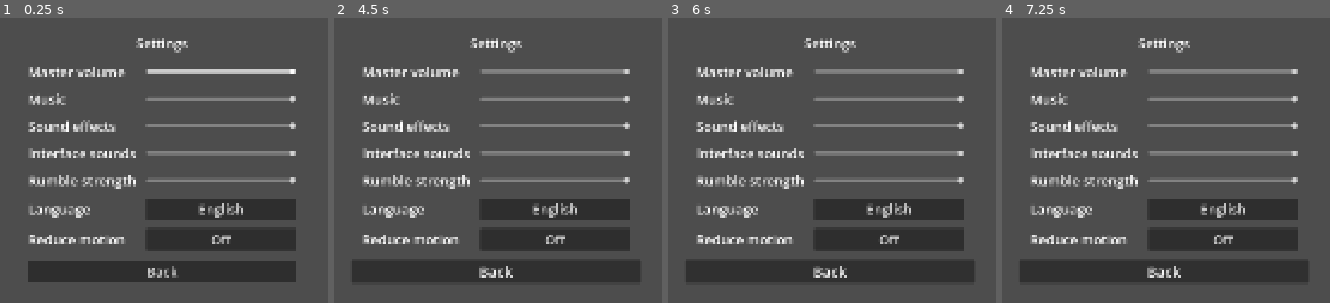
Above: before the commit, frames 1-4 (left to right).
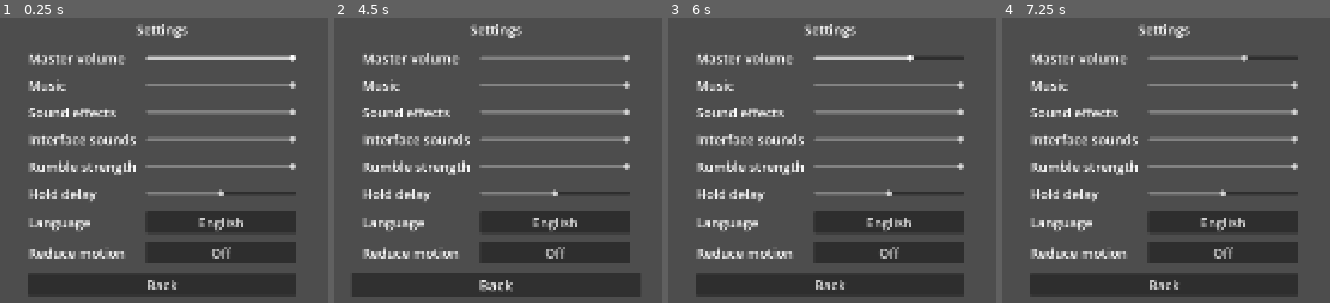
Above: after the commit, the same moments.

Repository: jrbechard/game-base
Game: Godot game, scene res://Scenes/Global/debug_settings.tscn
Same seed, same stepped clock (60 frames per second), same inputs: the game is played once before the commit and once after it. This scene is started directly instead of the project's main scene.
Inputs (mouse positions are in pixels of both pictures, inside the frame that each line leads up to):
- Up to frame 1 (0.25 s): no input
- Up to frame 2 (4.5 s): click "English" at 0.5 s; click "Français" at 1.25 s; click "Off" at 2 s; click "On" at 2.75 s; click "Back" at 3.5 s; move the mouse to (outside the picture) at 4.27 s; hold Right (ui_right) from 4.28 s (still down); tap C at 4.35 s; click (outside the picture) at 4.42 s
- Up to frame 3 (6 s): tap Z at 4.55 s; release Right (ui_right) at 5 s; drag from (671, 180) to (789, 248) at 5.02 s; move the mouse to (910, 57) at 5.77 s; hold Right (ui_right) from 5.78 s (still down); hold Shift from 5.78 s (still down); tap R at 5.85 s; click (910, 57) at 5.92 s
- Up to frame 4 (7.25 s): release Right (ui_right) at 6.5 s; release Shift at 6.5 s; drag from (1123, 248) to (outside the picture) at 6.52 s

The runs differ from the first frame. In frame 1, 29% of the frame differs, in the area x 8-91%, y 2-98%; in frame 2, 28%; in frame 3, 28%; in frame 4, 28%.

Commit message:
Add the grid cursor, the hold-delay setting and more gameplay buttons
From Picrops step 5d: Logic_Grid_Cursor, hold_delay setting and slider,
fresh-press tracking in Logic_Stick_Repeat, mark/alt_interact/count input actions.

Co-Authored-By: Claude Sonnet 5.5 <noreply@anthropic.com>

Diff:
--- a/Data/Translations/ui_translations.csv
+++ b/Data/Translations/ui_translations.csv
@@ -5,6 +5,7 @@
 ui_volume_sfx,Sound effects,Effets sonores
 ui_volume_ui,Interface sounds,Sons de l'interface
 ui_rumble_scale,Rumble strength,Intensité des vibrations
+ui_hold_delay,Hold delay,Délai avant répétition
 ui_language,Language,Langue
 ui_reduce_motion,Reduce motion,Réduire les animations
 ui_back,Back,Retour
--- a/Scenes/Shell/shell_settings.tscn
+++ b/Scenes/Shell/shell_settings.tscn
@@ -103,6 +103,20 @@
 value = 1.0
 metadata/setting_key = &"rumble_scale"
 
+[node name="Label_Hold_Delay" type="Label" parent="Column/Grid_Settings"]
+layout_mode = 2
+size_flags_vertical = 4
+text = "ui_hold_delay"
+
+[node name="Slider_Hold_Delay" type="HSlider" parent="Column/Grid_Settings"]
+custom_minimum_size = Vector2(360, 32)
+layout_mode = 2
+size_flags_vertical = 4
+max_value = 1.0
+step = 0.05
+value = 0.5
+metadata/setting_key = &"hold_delay"
+
 [node name="Label_Language" type="Label" parent="Column/Grid_Settings"]
 layout_mode = 2
 size_flags_vertical = 4
--- a/Scripts/Global/global_manager_input.gd
+++ b/Scripts/Global/global_manager_input.gd
@@ -50,6 +50,13 @@
 	# Why: init may run more than once in tests; never connect twice.
 	if not Input.joy_connection_changed.is_connected(_on_joy_connection_changed):
 		Input.joy_connection_changed.connect(_on_joy_connection_changed)
+	# The player's hold delay (a setting) decides how long a held stick waits to repeat.
+	if not Global_Manager_Events.setting_changed.is_connected(_on_setting_changed):
+		Global_Manager_Events.setting_changed.connect(_on_setting_changed)
+
+func _on_setting_changed(key: StringName, value: Variant) -> void:
+	if key == &"hold_delay":
+		_repeat.initial_delay = Logic_Stick_Repeat.delay_for_setting(value)
 
 # === Read ===
 func is_action_held(action: StringName) -> bool:
--- /dev/null
+++ b/Scripts/Logic/logic_grid_cursor.gd
@@ -0,0 +1,55 @@
+class_name Logic_Grid_Cursor
+extends RefCounted
+## === A cursor on a grid of cells ===
+## Pure logic, no nodes: feed it the held direction and the frame time, and it says where the
+## cursor is. Rules (from Picross S, confirmed by JR):
+##   - one step when a direction is pressed, then a short wait (`repeat.initial_delay`), then
+##     steps at `repeat.repeat_rate` while the direction stays held
+##   - at the edge, a HELD direction stops; a fresh press wraps to the other side
+
+var width := 1
+var height := 1
+var position := Vector2i.ZERO
+## Timing of held directions. The delay is the player's "hold delay" setting.
+var repeat := Logic_Stick_Repeat.new()
+
+func setup(grid_width: int, grid_height: int) -> void:
+	width = maxi(grid_width, 1)
+	height = maxi(grid_height, 1)
+	position = Vector2i.ZERO
+	repeat.reset()
+
+## Put the cursor on a cell (clamped inside the grid). Used by the mouse.
+func place(cell: Vector2i) -> void:
+	position = Vector2i(clampi(cell.x, 0, width - 1), clampi(cell.y, 0, height - 1))
+
+func index() -> int:
+	return position.y * width + position.x
+
+## One frame. `dir` is -1/0/1 per axis (use `orthogonal` to turn a stick into one). Returns
+## true if the cursor moved.
+func update(dir: Vector2i, delta: float) -> bool:
+	if not repeat.update(dir, delta):
+		return false
+	return step(dir, repeat.last_fire_was_fresh)
+
+## Move one cell. A step off the edge wraps only when `fresh` is true.
+func step(dir: Vector2i, fresh: bool) -> bool:
+	if dir == Vector2i.ZERO:
+		return false
+	var target := position + dir
+	var inside := target.x >= 0 and target.x < width and target.y >= 0 and target.y < height
+	if inside:
+		position = target
+		return true
+	if not fresh:
+		return false  # holding stops at the edge
+	position = Vector2i(posmod(target.x, width), posmod(target.y, height))
+	return true
+
+## A stick or d-pad direction can be diagonal; the cursor moves along one axis only, the
+## stronger one.
+static func orthogonal(dir: Vector2i, raw: Vector2) -> Vector2i:
+	if dir.x != 0 and dir.y != 0:
+		return Vector2i(dir.x, 0) if absf(raw.x) >= absf(raw.y) else Vector2i(0, dir.y)
+	return dir
--- a/Scripts/Logic/logic_input_layout.gd
+++ b/Scripts/Logic/logic_input_layout.gd
@@ -25,9 +25,16 @@
 	return JOY_BUTTON_A if type == GamepadType.SWITCH else JOY_BUTTON_B
 
 ## Gameplay action -> button index for a pad type. -1 for an unknown action.
+## Godot names buttons by Xbox POSITION: JOY_BUTTON_Y is the top button and JOY_BUTTON_X the
+## left one on every pad (on a Nintendo pad the top button is labelled X and the left Y).
+## `mark` and `alt_interact` are positional, so they sit in the same place on every pad.
 static func button_for_action(action: StringName, type: GamepadType) -> int:
 	match action:
 		&"interact": return confirm_button(type)
 		&"cancel": return cancel_button(type)
 		&"menu": return JOY_BUTTON_START
+		&"mark": return JOY_BUTTON_Y            # top button
+		&"alt_interact": return JOY_BUTTON_X    # left button: does the same as interact
+		&"count": return JOY_BUTTON_RIGHT_SHOULDER
+		&"alt_count": return JOY_BUTTON_LEFT_SHOULDER  # does the same as count
 	return -1
--- a/Scripts/Logic/logic_stick_repeat.gd
+++ b/Scripts/Logic/logic_stick_repeat.gd
@@ -3,9 +3,20 @@
 ## === Menu stick repeat: fire once, wait, then repeat while held ===
 ## Why: pure timing with no nodes, so it is tested with fake time instead of a real stick.
 
+## The longest the player can set the wait before a held direction repeats (the slider's end).
+const MAX_INITIAL_DELAY := 0.7
+
+## The wait, in seconds, for the "hold delay" setting (0..1). 0.5 gives 0.35 s.
+static func delay_for_setting(setting: float) -> float:
+	return clampf(setting, 0.0, 1.0) * MAX_INITIAL_DELAY
+
 var initial_delay := 0.35
 var repeat_rate := 0.12
 var threshold := 0.5
+
+## True when the last fire came from a NEW press (the direction just changed), false when it
+## was a repeat of a held direction. A grid cursor only wraps around an edge on a fresh press.
+var last_fire_was_fresh := false
 
 var _dir := Vector2i.ZERO
 var _timer := 0.0
@@ -22,12 +33,14 @@
 		# Direction changed (or returned to neutral): fire at once, restart the cadence.
 		_dir = dir
 		_timer = initial_delay
+		last_fire_was_fresh = dir != Vector2i.ZERO
 		return dir != Vector2i.ZERO
 	if dir == Vector2i.ZERO:
 		return false
 	_timer -= delta
 	if _timer <= 0.0:
 		_timer = repeat_rate
+		last_fire_was_fresh = false
 		return true
 	return false
 
--- a/Scripts/Runtime/input_source.gd
+++ b/Scripts/Runtime/input_source.gd
@@ -3,7 +3,8 @@
 ## === Gameplay input from one device ===
 ## Gameplay reads this object instead of the global Input stream, so only the input layer
 ## knows device ids. One source is active at a time (no player seats). Actions:
-## move (vector), interact, cancel, menu. Global_Manager_Input picks the active source.
+## move (vector), interact, cancel, menu, plus mark, alt_interact, count, alt_count (a game
+## that does not use them just ignores them). Global_Manager_Input picks the active source.
 
 ## Call once per frame before reading, so just_pressed has edges to compare.
 func poll() -> void:
--- a/Scripts/Runtime/input_source_gamepad.gd
+++ b/Scripts/Runtime/input_source_gamepad.gd
@@ -6,7 +6,7 @@
 ## and this class never holds a node path.
 
 const _STICK_DEADZONE := 0.2     # radial deadzone, same as Pogne
-const _ACTIONS: Array[StringName] = [&"interact", &"cancel", &"menu"]
+const _ACTIONS: Array[StringName] = [&"interact", &"cancel", &"menu", &"mark", &"alt_interact", &"count", &"alt_count"]
 
 var _device_getter: Callable   # () -> int
 var _type_getter: Callable     # () -> Logic_Input_Layout.GamepadType
--- a/Scripts/Runtime/input_source_keyboard.gd
+++ b/Scripts/Runtime/input_source_keyboard.gd
@@ -7,6 +7,10 @@
 	&"interact": [KEY_E, KEY_SPACE, KEY_ENTER],
 	&"cancel": [KEY_Q, KEY_BACKSPACE],
 	&"menu": [KEY_ESCAPE, KEY_TAB],
+	&"mark": [KEY_C],
+	&"alt_interact": [KEY_Z],
+	&"count": [KEY_R],
+	&"alt_count": [KEY_SHIFT],
 }
 const _MOVE_KEYS := {
 	"left": [KEY_A, KEY_LEFT], "right": [KEY_D, KEY_RIGHT],
--- a/Scripts/States/state_settings.gd
+++ b/Scripts/States/state_settings.gd
@@ -17,6 +17,9 @@
 	&"volume_ui": 1.0,
 	&"language": &"en",
 	&"rumble_scale": 1.0,
+	## How long a held direction waits before it starts repeating (a slider, 0..1; see
+	## Logic_Stick_Repeat.delay_for_setting). GUESS: 0.5 is the 0.35 s the menus used before.
+	&"hold_delay": 0.5,
 	&"reduce_motion": false,
 }
 
--- /dev/null
+++ b/Tests/test_grid_cursor.gd
@@ -0,0 +1,100 @@
+extends GutTest
+## === Logic_Grid_Cursor: stepping, holding and wrapping ===
+
+const RIGHT := Vector2i(1, 0)
+const LEFT := Vector2i(-1, 0)
+const UP := Vector2i(0, -1)
+const DOWN := Vector2i(0, 1)
+
+var cursor: Logic_Grid_Cursor
+
+func before_each() -> void:
+	cursor = Logic_Grid_Cursor.new()
+	cursor.setup(4, 3)
+	cursor.repeat.initial_delay = 0.3
+	cursor.repeat.repeat_rate = 0.1
+
+func test_a_press_moves_one_cell_at_once() -> void:
+	assert_true(cursor.update(RIGHT, 0.016))
+	assert_eq(cursor.position, Vector2i(1, 0))
+
+func test_holding_waits_then_repeats() -> void:
+	cursor.update(RIGHT, 0.016)             # moves to x=1
+	assert_false(cursor.update(RIGHT, 0.1))  # still waiting out the delay
+	assert_false(cursor.update(RIGHT, 0.1))
+	assert_true(cursor.update(RIGHT, 0.15))  # the delay has passed
+	assert_eq(cursor.position, Vector2i(2, 0))
+	assert_true(cursor.update(RIGHT, 0.1), "then it repeats at the rate")
+	assert_eq(cursor.position, Vector2i(3, 0))
+
+func test_holding_stops_at_the_edge_and_does_not_wrap() -> void:
+	cursor.place(Vector2i(3, 0))
+	cursor.update(LEFT, 0.016)  # fresh: moves to x=2
+	for i in 30:
+		cursor.update(RIGHT if false else LEFT, 0.1)
+	assert_eq(cursor.position, Vector2i(0, 0), "stopped at the left edge")
+	for i in 10:
+		cursor.update(LEFT, 0.1)
+	assert_eq(cursor.position, Vector2i(0, 0), "still held: no wrap")
+
+func test_a_fresh_press_at_the_edge_wraps() -> void:
+	cursor.place(Vector2i(0, 0))
+	cursor.update(LEFT, 0.016)
+	assert_eq(cursor.position, Vector2i(3, 0))
+	cursor.update(Vector2i.ZERO, 0.016)
+	cursor.update(UP, 0.016)
+	assert_eq(cursor.position, Vector2i(3, 2), "up from the top row wraps to the bottom")
+
+func test_releasing_and_pressing_again_after_a_held_stop_wraps() -> void:
+	cursor.place(Vector2i(2, 0))
+	cursor.update(RIGHT, 0.016)  # to x=3, the edge
+	for i in 6:
+		cursor.update(RIGHT, 0.1)
+	assert_eq(cursor.position, Vector2i(3, 0))
+	cursor.update(Vector2i.ZERO, 0.016)  # let go
+	cursor.update(RIGHT, 0.016)          # fresh press
+	assert_eq(cursor.position, Vector2i(0, 0))
+
+func test_changing_direction_while_holding_counts_as_a_fresh_press() -> void:
+	cursor.place(Vector2i(3, 0))
+	cursor.update(RIGHT, 0.016)  # fresh press at the edge wraps to x=0
+	assert_eq(cursor.position, Vector2i(0, 0))
+	cursor.update(UP, 0.016)     # a new direction: fresh, wraps to the bottom
+	assert_eq(cursor.position, Vector2i(0, 2))
+
+func test_place_clamps_inside_the_grid() -> void:
+	cursor.place(Vector2i(99, -5))
+	assert_eq(cursor.position, Vector2i(3, 0))
+
+func test_index_is_row_by_row() -> void:
+	cursor.place(Vector2i(2, 1))
+	assert_eq(cursor.index(), 1 * 4 + 2)
+
+func test_diagonals_pick_the_stronger_axis() -> void:
+	assert_eq(Logic_Grid_Cursor.orthogonal(Vector2i(1, 1), Vector2(0.9, 0.6)), Vector2i(1, 0))
+	assert_eq(Logic_Grid_Cursor.orthogonal(Vector2i(1, -1), Vector2(0.55, -0.9)), Vector2i(0, -1))
+	assert_eq(Logic_Grid_Cursor.orthogonal(Vector2i(-1, 0), Vector2(-1.0, 0.1)), Vector2i(-1, 0))
+
+func test_a_longer_hold_delay_waits_longer() -> void:
+	cursor.repeat.initial_delay = 0.6
+	cursor.update(RIGHT, 0.016)
+	assert_false(cursor.update(RIGHT, 0.5))
+	assert_true(cursor.update(RIGHT, 0.2))
+
+# === The hold-delay setting ===
+func test_the_hold_delay_setting_maps_to_seconds() -> void:
+	assert_almost_eq(Logic_Stick_Repeat.delay_for_setting(0.0), 0.0, 0.0001)
+	assert_almost_eq(Logic_Stick_Repeat.delay_for_setting(0.5), 0.35, 0.0001, "the default is the old 0.35 s")
+	assert_almost_eq(Logic_Stick_Repeat.delay_for_setting(1.0), Logic_Stick_Repeat.MAX_INITIAL_DELAY, 0.0001)
+	assert_almost_eq(Logic_Stick_Repeat.delay_for_setting(7.0), Logic_Stick_Repeat.MAX_INITIAL_DELAY, 0.0001, "clamped")
+
+func test_the_router_follows_the_hold_delay_setting() -> void:
+	Global_Manager_Input.init()
+	Global_Manager_Events.setting_changed.emit(&"hold_delay", 1.0)
+	assert_almost_eq(Global_Manager_Input._repeat.initial_delay, Logic_Stick_Repeat.MAX_INITIAL_DELAY, 0.0001)
+	Global_Manager_Events.setting_changed.emit(&"hold_delay", 0.5)
+	assert_almost_eq(Global_Manager_Input._repeat.initial_delay, 0.35, 0.0001)
+
+func test_the_default_setting_is_half() -> void:
+	assert_eq(State_Settings.DEFAULTS[&"hold_delay"], 0.5)
+	assert_eq(State_Settings.sanitize(&"hold_delay", 3), 1.0, "clamped like every slider")
--- a/Tests/test_shell_settings.gd
+++ b/Tests/test_shell_settings.gd
@@ -127,7 +127,7 @@
 # French labels are longer than English ones; the controls must still line up in one column.
 func test_controls_line_up_in_every_language() -> void:
 	await _open()
-	var keys := [&"volume_master", &"volume_music", &"volume_sfx", &"volume_ui", &"rumble_scale", &"language", &"reduce_motion"]
+	var keys := [&"volume_master", &"volume_music", &"volume_sfx", &"volume_ui", &"rumble_scale", &"hold_delay", &"language", &"reduce_motion"]
 	for language in [&"en", &"fr"]:
 		Global_Manager_Settings.set_value(&"language", language)
 		await wait_process_frames(3)
Binary file changed: Data/Translations/ui_translations.en.translation
Binary file changed: Data/Translations/ui_translations.fr.translation
Not shown, added: Scripts/Logic/logic_grid_cursor.gd.uid
Not shown, added: Tests/test_grid_cursor.gd.uid
Not shown, changed: tools/base_files.txt
Not shown, changed: CHANGELOG.md
